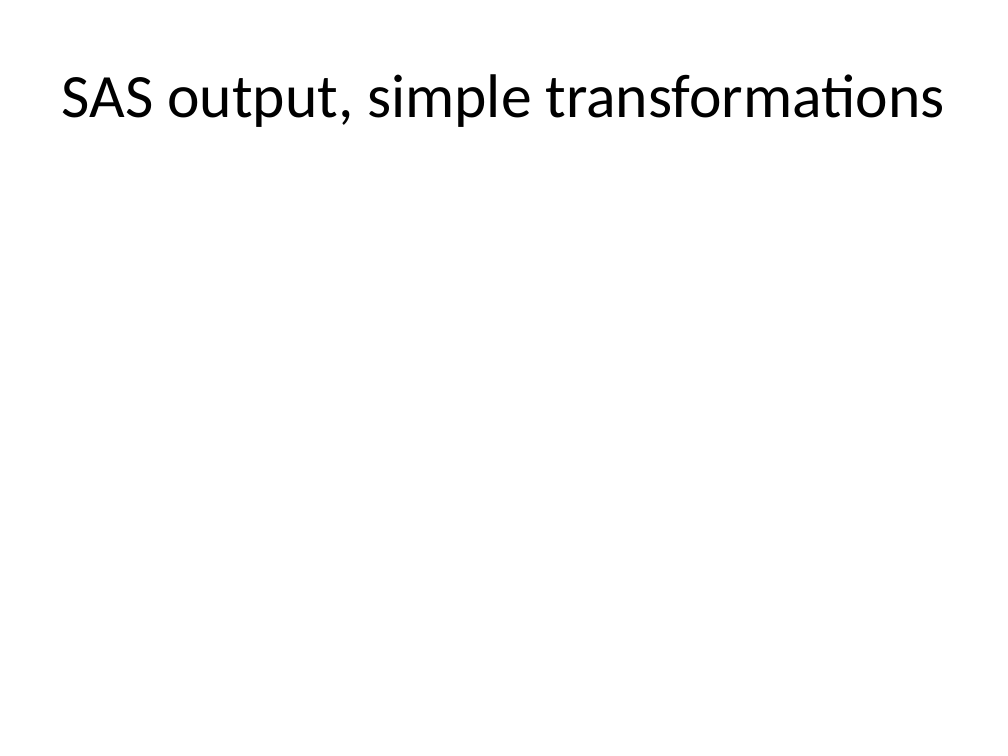
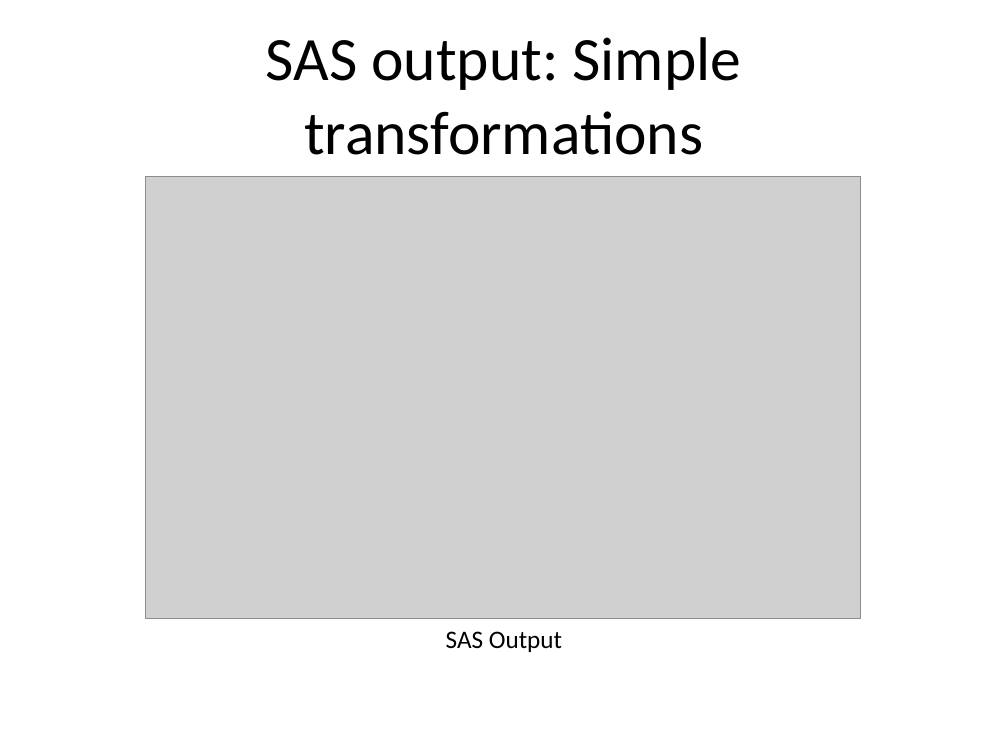
Before and after one commit to pmean/introduction-to-SAS, a slide deck: slide 33 of results/5507-02-simon-slides-and-speaker-notes.pptx. Drawn at 1008x756 pixels with LibreOffice and Linux fonts; fonts in the diff are those of the drawing; grey boxes stand for pictures. Boxes give left, top, right and bottom in pixels: in the first picture for what was removed or moved away, otherwise in the second. Text is boxed around its words. In the diff, an @@ line names an element or a change of style, - is before the commit and + after.

```diff
--- a/results/5507-02-simon-slides-and-speaker-notes.pptx
+++ b/results/5507-02-simon-slides-and-speaker-notes.pptx
@@ title at bbox=[266, 37, 741, 155]: text changed @@
-SAS output, simple transformations
+SAS output: Simple transformations
@@ picture added at bbox=[145, 176, 861, 619] @@
@@ text added at bbox=[446, 631, 562, 652], 18 pt, text #000000 @@
+SAS Output
```
Also in this commit, not shown: 23 other slides changed, 14 slides added, 12 slides removed, 3 other files.
